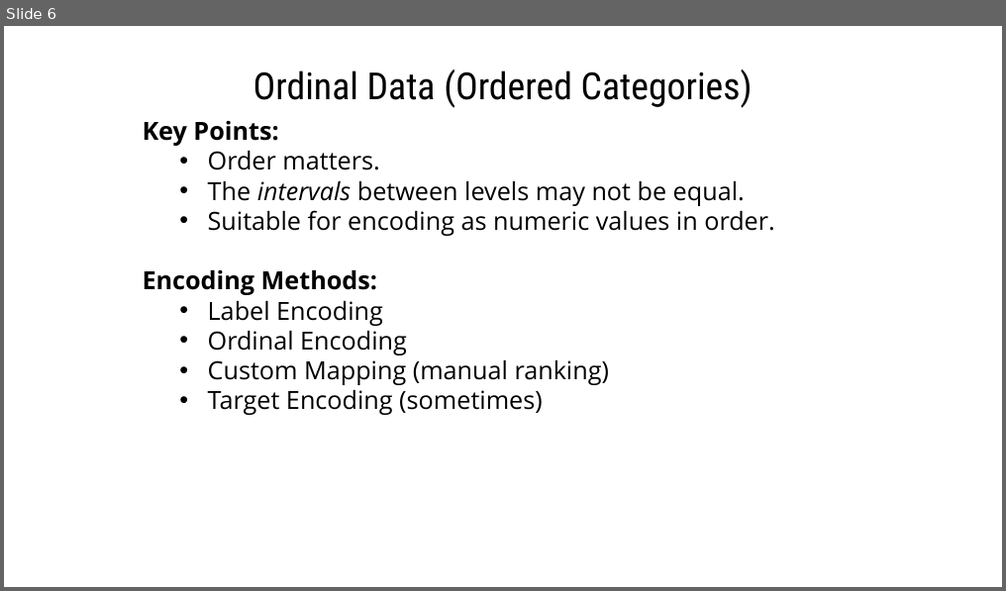
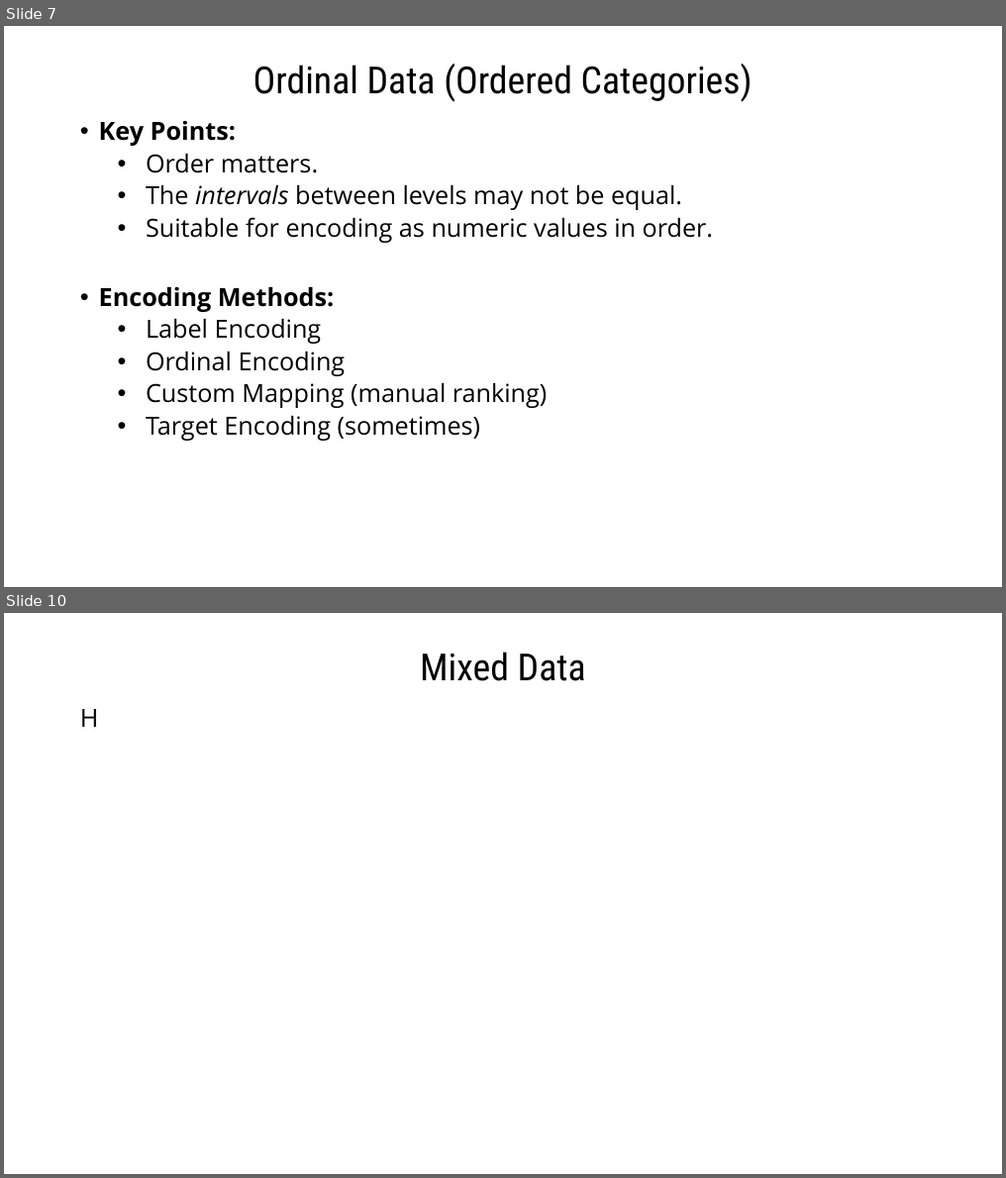
Before and after one commit to gmrr40058/data-science-ml-python-ostad, a slide deck: My Note and Practice/Text to Numerical Data Conversion/Categorical(Text to Numeric) data conversion-CTtN/Categorical Data.pptx. Shown one above the other, each under a label of ours: slide 6 before the commit, slides 7 and 10 after it; the slides between them are not shown. The pictures are 1006x591 and 1006x1178 pixels, drawn with LibreOffice and Linux fonts; fonts in the diff are those of the drawing. Boxes give left, top, right and bottom in pixels: in the first picture for what was removed or moved away, otherwise in the second. Text is boxed around its words. In the diff, an @@ line names an element or a change of style, - is before the commit and + after.

Commit message:
Slide titles have been added.

```diff
--- a/My Note and Practice/Text to Numerical Data Conversion/Categorical(Text to Numeric) data conversion-CTtN/Categorical Data.pptx
+++ b/My Note and Practice/Text to Numerical Data Conversion/Categorical(Text to Numeric) data conversion-CTtN/Categorical Data.pptx
@@ slide 10 added at (x1=4, y1=613, x2=1002, y2=1174), background #FFFFFF @@
@@ title added at (x1=420, y1=652, x2=586, y2=681), 36 pt, text #000000 @@
+Mixed Data
@@ text added at (x1=80, y1=709, x2=99, y2=727), 24 pt, text #000000 @@
+H
@@ what was slide 6 is now slide 7 @@
@@ slide 7 changed as well @@
@@ title "Ordinal Data (Ordered Categories)" at (x1=253, y1=64, x2=752, y2=102): line spacing 1 to 0.9; vertical alignment top to middle @@
@@ text "Key Points:" moved from (x1=143, y1=121, x2=775, y2=415) to (x1=99, y1=121, x2=714, y2=441) @@
@@ text "Key Points:" at (x1=99, y1=121, x2=714, y2=441): bullet none to •; line spacing 1 to 0.9; more space between paragraphs @@
```
Also in this commit, not shown: 7 other slides changed, 3 other slides added, 17 slides removed.
